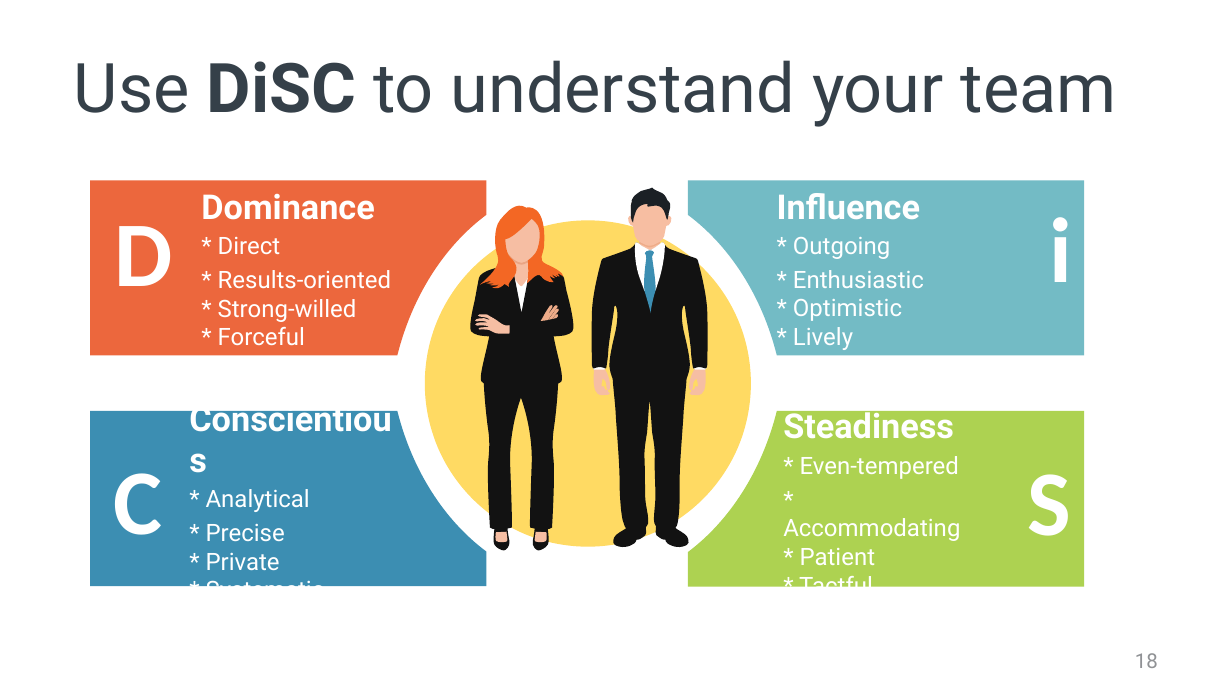
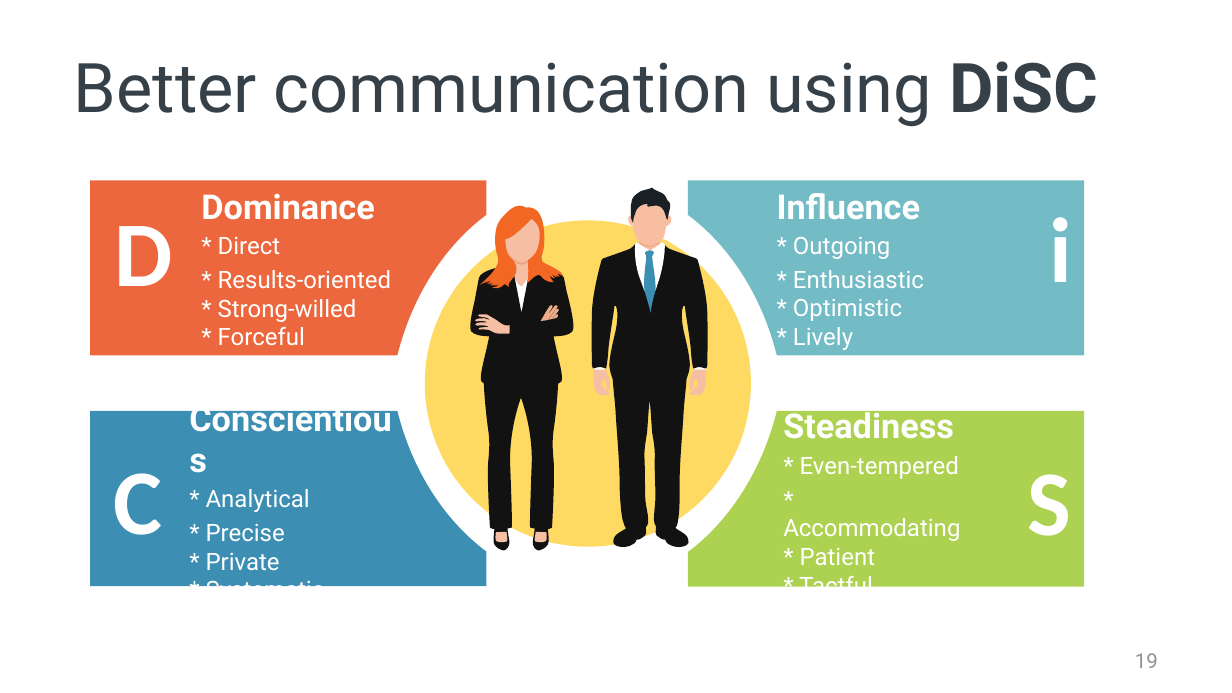
Before and after one commit to spetryjohnson/Talk---Hiring--Firing--and-Inspiring, a slide deck: slide 19 of Hiring, Firing, and Inspiring.pptx (slide 18 before the commit). Drawn at 1232x693 pixels with LibreOffice and Linux fonts; fonts in the diff are those of the drawing. Boxes give left, top, right and bottom in pixels: in the first picture for what was removed or moved away, otherwise in the second. Text is boxed around its words. In the diff, an @@ line names an element or a change of style, - is before the commit and + after.

```diff
--- a/Hiring, Firing, and Inspiring.pptx
+++ b/Hiring, Firing, and Inspiring.pptx
@@ title at [74, 61, 1098, 127]: text changed @@
-Use DiSC to understand your team
+Better communication using DiSC
@@ page number at [1135, 653, 1158, 668]: text changed @@
-18
+19
```
Also in this commit, not shown: 7 other slides changed, 2 slides added, 1 slide removed.
